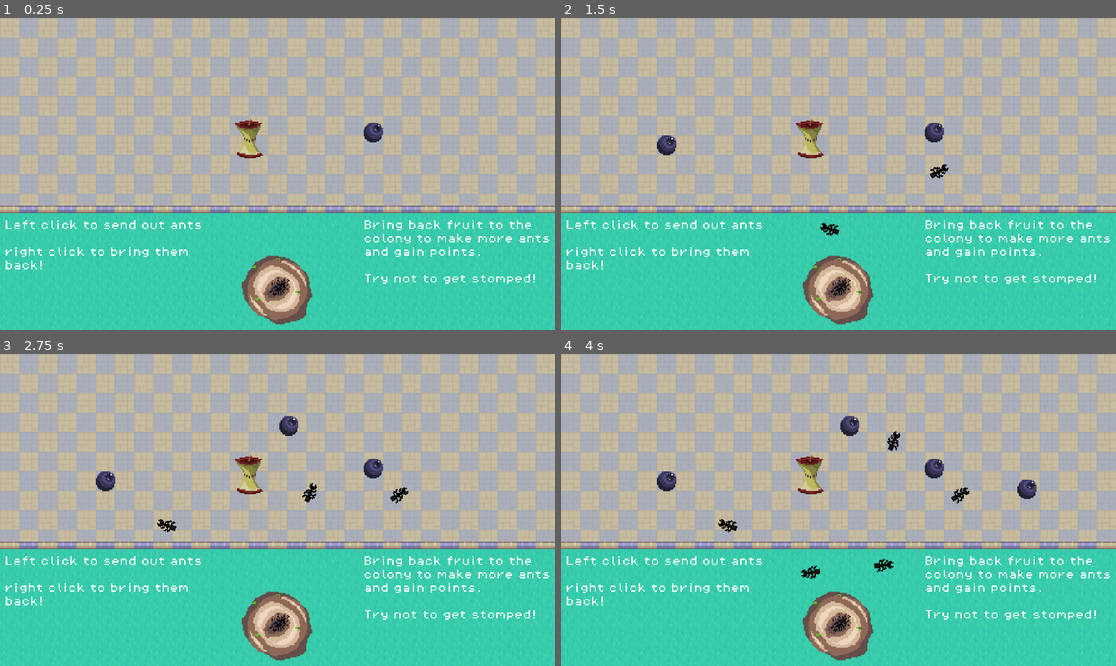
Above: before the commit, frames 1-4 (two rows, left to right).
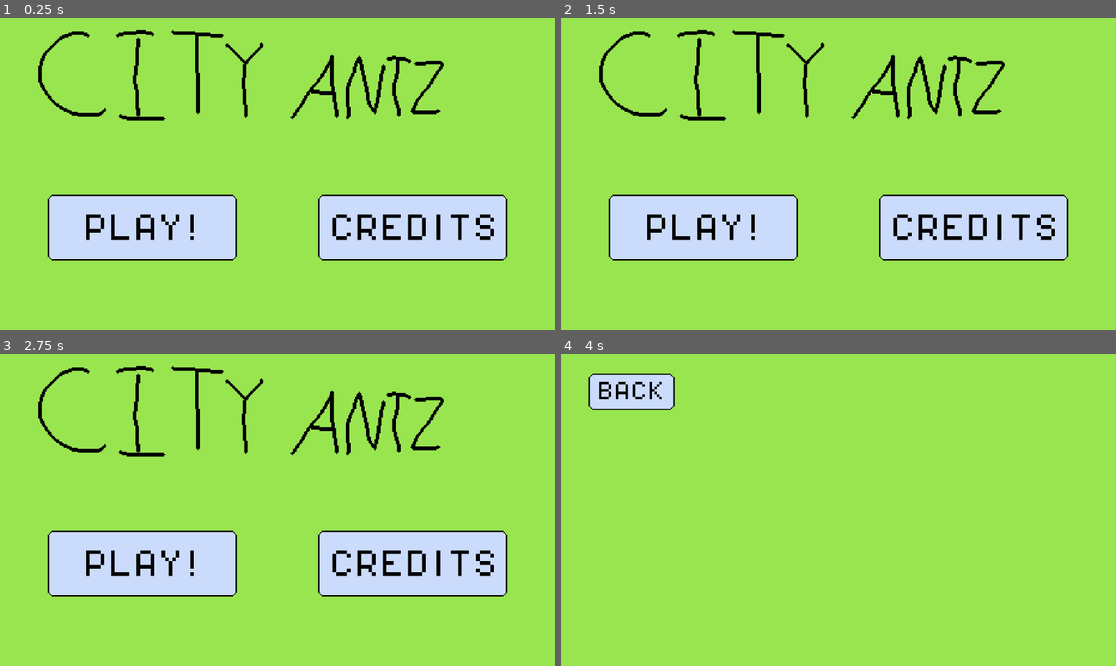
Above: after the commit, the same moments.

Repository: kiankiko9999/KDS-Ants
Game: Godot game, scene res://Scenes/MainMenu.tscn
The game is run twice, just before and just after one commit, with the same random seed, the same clock (stepped at 60 frames per second) and the same inputs. Before the commit the project starts from res://Scenes/BaseScene.tscn. Sound files missing from this copy of the repository are replaced by a short silence.
Inputs (mouse positions are in pixels of both pictures, inside the frame that each line leads up to):
- Up to frame 1 (0.25 s): no input
- Up to frame 2 (1.5 s): tap Enter at 0.5, 1.25 s; move the mouse to (960, 158) at 0.52 s; click (960, 158) at 0.67 s; move the mouse to (727, 189) at 1.27 s; click (727, 189) at 1.42 s
- Up to frame 3 (2.75 s): tap Enter at 2 s; move the mouse to (333, 441) at 2.02 s; click (333, 441) at 2.17 s
- Up to frame 4 (4 s): tap Enter at 2.75, 3.5 s; move the mouse to (810, 572) at 2.77 s; click (810, 572) at 2.92 s; move the mouse to (1005, 556) at 3.52 s; click (1005, 556) at 3.67 s

The runs differ from the first frame. In frame 1, 100% of the frame differs, in the area x 0-100%, y 0-100%; in frame 2, 100%; in frame 3, 100%; in frame 4, 100%.

Commit message:
Menus added

Diff:
--- /dev/null
+++ b/kds-project-1/Scenes/MainMenu.tscn
@@ -0,0 +1,34 @@
+[gd_scene format=3 uid="uid://cbaenreei5q7n"]
+
+[ext_resource type="Texture2D" uid="uid://64w6r8eto8u6" path="res://Assets/Sprites/City Ants Main Menu.png" id="1_853f1"]
+[ext_resource type="Script" uid="uid://cik7jnua5y7vk" path="res://main_menu.gd" id="2_8saeu"]
+[ext_resource type="PackedScene" uid="uid://drebd6j1to7yo" path="res://Scenes/BaseScene.tscn" id="3_8saeu"]
+[ext_resource type="PackedScene" uid="uid://cmnil1rvw8rti" path="res://Scenes/credits.tscn" id="4_ghw46"]
+
+[sub_resource type="RectangleShape2D" id="RectangleShape2D_ofydm"]
+size = Vector2(158, 54)
+
+[node name="Sprite2D" type="Sprite2D" unique_id=1624110233]
+texture = ExtResource("1_853f1")
+centered = false
+script = ExtResource("2_8saeu")
+game_scene = ExtResource("3_8saeu")
+credits_scene = ExtResource("4_ghw46")
+
+[node name="Play" type="Area2D" parent="." unique_id=1646649666]
+
+[node name="CollisionShape2D" type="CollisionShape2D" parent="Play" unique_id=1559589638]
+position = Vector2(119, 172)
+shape = SubResource("RectangleShape2D_ofydm")
+
+[node name="Credits" type="Area2D" parent="." unique_id=1726964331]
+
+[node name="CollisionShape2D" type="CollisionShape2D" parent="Credits" unique_id=1372986268]
+position = Vector2(345, 172)
+shape = SubResource("RectangleShape2D_ofydm")
+
+[node name="Camera2D" type="Camera2D" parent="." unique_id=2073407350]
+position = Vector2(0, -256)
+offset = Vector2(0, 256)
+anchor_mode = 0
+zoom = Vector2(2.483, 2.532)
--- /dev/null
+++ b/kds-project-1/Scenes/credits.tscn
@@ -0,0 +1,26 @@
+[gd_scene format=3 uid="uid://cmnil1rvw8rti"]
+
+[ext_resource type="Texture2D" uid="uid://sg1q0p58k7wi" path="res://Assets/Sprites/Credits Screen.png" id="1_r18jl"]
+[ext_resource type="Script" uid="uid://6y60xhp1e7tm" path="res://Scripts/Credits.gd" id="2_gryuy"]
+[ext_resource type="PackedScene" uid="uid://cbaenreei5q7n" path="res://Scenes/MainMenu.tscn" id="3_ccovl"]
+
+[sub_resource type="RectangleShape2D" id="RectangleShape2D_gryuy"]
+size = Vector2(72, 30)
+
+[node name="Credits" type="Sprite2D" unique_id=954271052]
+texture = ExtResource("1_r18jl")
+centered = false
+script = ExtResource("2_gryuy")
+main_menu = ExtResource("3_ccovl")
+
+[node name="Back" type="Area2D" parent="." unique_id=937129690]
+
+[node name="CollisionShape2D" type="CollisionShape2D" parent="Back" unique_id=1712713919]
+position = Vector2(59, 31)
+shape = SubResource("RectangleShape2D_gryuy")
+
+[node name="Camera2D" type="Camera2D" parent="." unique_id=1076931798]
+position = Vector2(0, -256)
+offset = Vector2(0, 256)
+anchor_mode = 0
+zoom = Vector2(2.483, 2.532)
--- /dev/null
+++ b/kds-project-1/Scripts/Credits.gd
@@ -0,0 +1,10 @@
+extends Sprite2D
+
+@export var main_menu: PackedScene
+
+func _ready():
+	$Back.input_event.connect(_on_back_clicked)
+
+func _on_back_clicked(viewport, event, shape_idx):
+	if event is InputEventMouseButton and event.pressed:
+		get_tree().change_scene_to_packed(main_menu)
--- /dev/null
+++ b/kds-project-1/main_menu.gd
@@ -0,0 +1,16 @@
+extends Sprite2D
+
+@export var game_scene: PackedScene
+@export var credits_scene: PackedScene
+
+func _ready():
+	$Play.input_event.connect(_on_play_clicked)
+	$Credits.input_event.connect(_on_credits_clicked)
+
+func _on_play_clicked(viewport, event, shape_idx):
+	if event is InputEventMouseButton and event.pressed:
+		get_tree().change_scene_to_packed(game_scene)
+
+func _on_credits_clicked(viewport, event, shape_idx):
+	if event is InputEventMouseButton and event.pressed:
+		get_tree().change_scene_to_packed(credits_scene)
--- a/kds-project-1/project.godot
+++ b/kds-project-1/project.godot
@@ -11,7 +11,7 @@
 [application]
 
 config/name="KDS Project 1"
-run/main_scene="uid://drebd6j1to7yo"
+run/main_scene="uid://cbaenreei5q7n"
 config/features=PackedStringArray("4.6", "Forward Plus")
 config/icon="res://icon.svg"
 
Binary file added: kds-project-1/Assets/Sprites/Game Over.png
Not shown, added: kds-project-1/Assets/Sprites/Game Over.png.import
Not shown, added: kds-project-1/Scripts/Credits.gd.uid
Not shown, added: kds-project-1/main_menu.gd.uid
